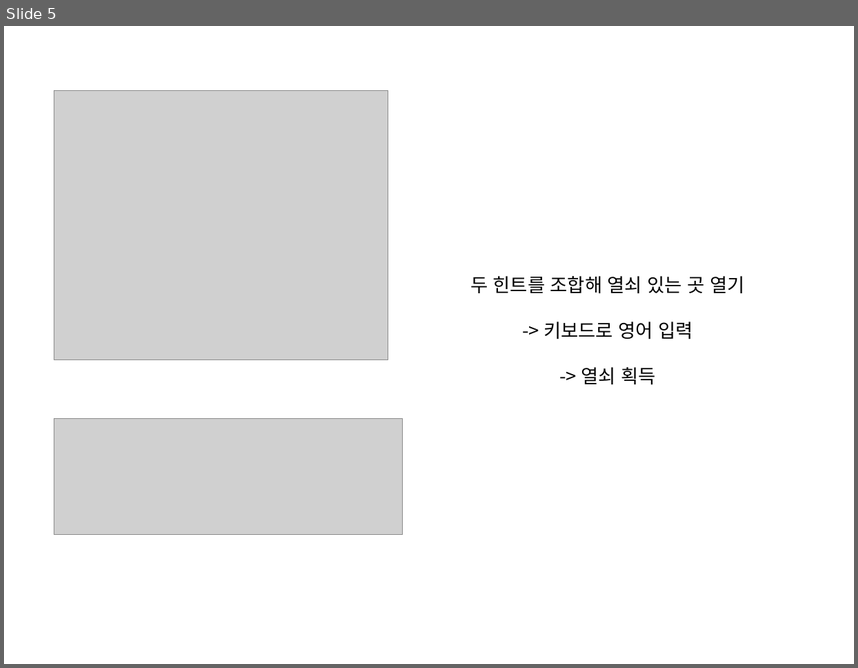
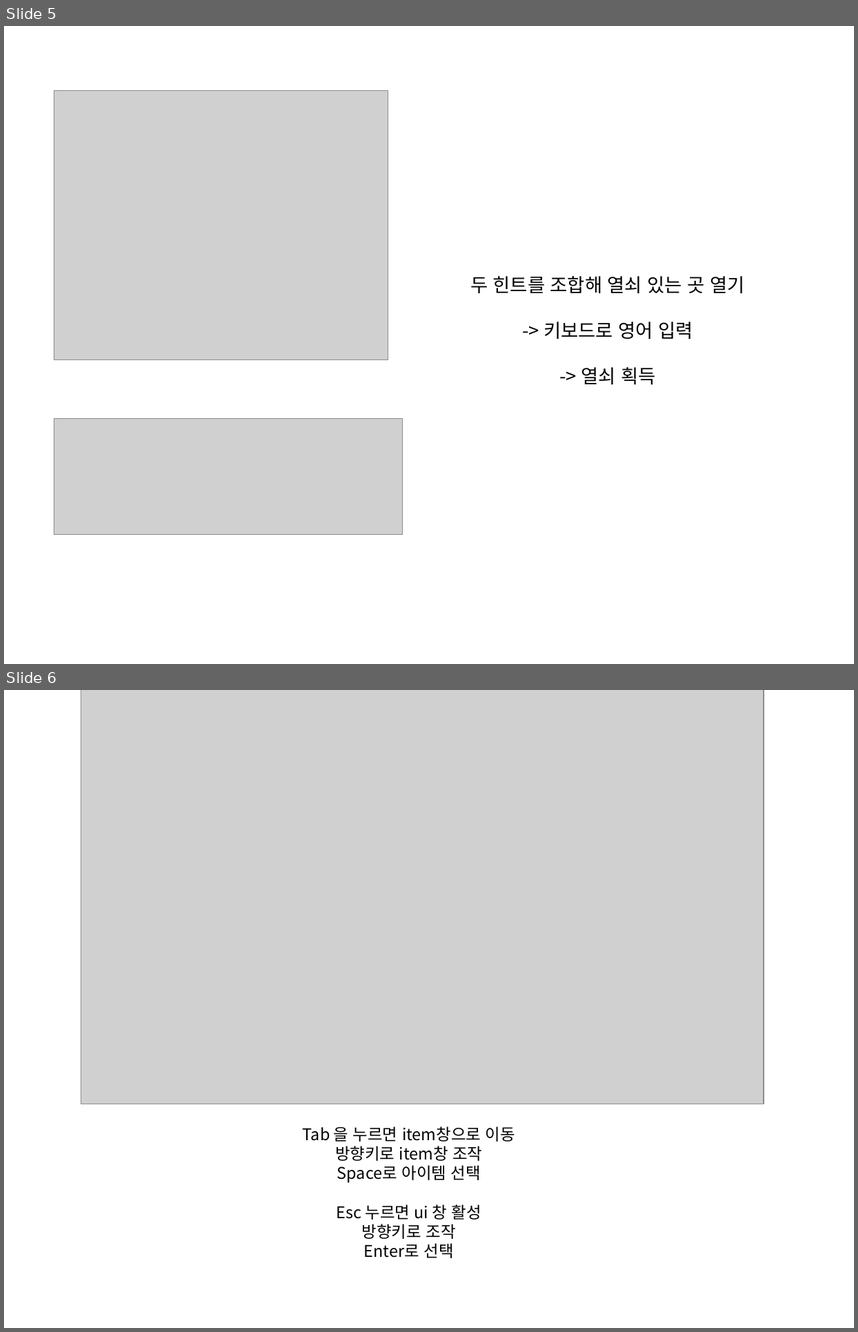
Before and after one commit to minsupanda/minsupanda, a slide deck: 2(서랍)에서 퀴즈를 풀면 건전지가.pptx. Shown one above the other, each under a label of ours: slide 5 before the commit, slides 5 and 6 after it. The pictures are 858x668 and 858x1332 pixels, drawn with LibreOffice and Linux fonts; fonts in the diff are those of the drawing; grey boxes stand for pictures. Boxes give left, top, right and bottom in pixels: in the first picture for what was removed or moved away, otherwise in the second. Text is boxed around its words. In the diff, an @@ line names an element or a change of style, - is before the commit and + after.

Commit message:
23.09.18 방탈출
인벤토리, 아이템 구조 만드는 중

```diff
--- a/2(서랍)에서 퀴즈를 풀면 건전지가.pptx
+++ b/2(서랍)에서 퀴즈를 풀면 건전지가.pptx
@@ slide 6 added at (4,690,854,1328), background #FFFFFF @@
@@ picture added at (81,690,764,1103) @@
@@ text added at (303,1126,515,1258), 13.7 pt, text #000000 @@
+Tab 을 누르면 item창으로 이동
+방향키로 item창 조작
+Space로 아이템 선택
+Esc 누르면 ui 창 활성
+방향키로 조작
+Enter로 선택
```
Also in this commit, not shown: 4 other files.
